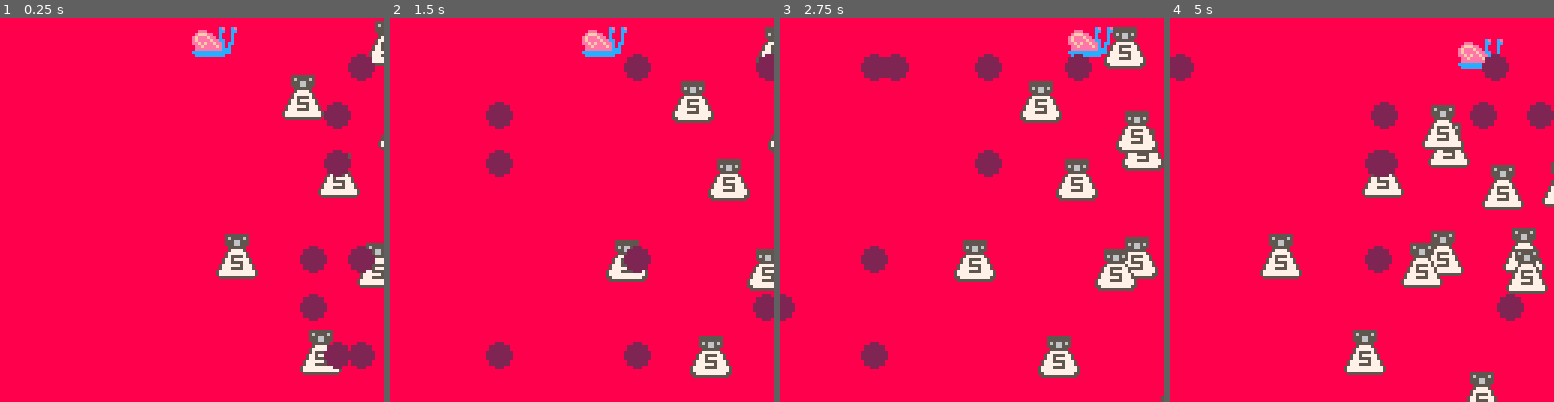
Above: before the commit, frames 1-4 (left to right).
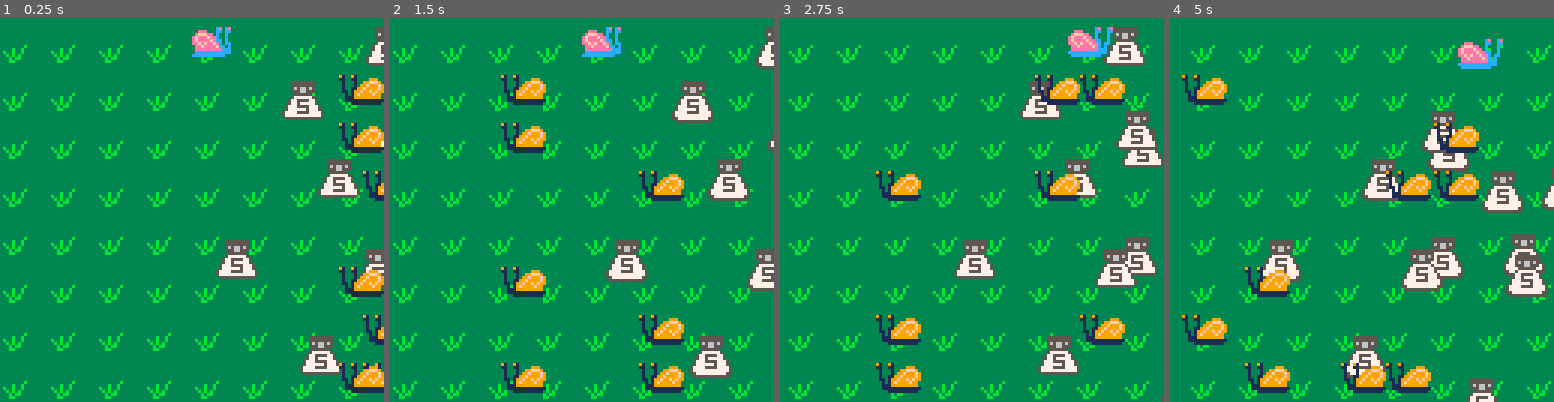
Above: after the commit, the same moments.

Repository: rweichler/gotta-go-fast
Game: PICO-8 cartridge snail.p8
The game is run twice, just before and just after one commit, with the same random seed, the same clock (stepped at 60 frames per second) and the same inputs.
Inputs:
- Up to frame 1 (0.25 s): no input
- Up to frame 2 (1.5 s): no input
- Up to frame 3 (2.75 s): hold Right 1.6-2.1 s; hold Up 2.15-2.42 s; hold Right from 2.47 s (still down)
- Up to frame 4 (5 s): release Right at 3.03 s; hold Left 3.08-3.58 s; hold Down 3.63-3.97 s; hold Right 4.02-4.68 s; hold Up from 4.73 s (still down)

The runs differ from the first frame. In frame 1, 97% of the frame differs, in the area x 0-100%, y 0-100%; in frame 2, 95%; in frame 3, 94%; in frame 4, 95%.

Commit message:
Animate gary and add npc snail sprite

Diff:
--- a/snail.p8
+++ b/snail.p8
@@ -104,7 +104,7 @@
   local ox, oy = cam.ox%16, cam.oy%16
   for y=-1,8-1 do
     for x=-1,8-1 do
-      spr(34,x*16+ox,y*16+oy,2,2)
+      spr(32,x*16+ox,y*16+oy,2,2)
     end
   end
 end
@@ -124,7 +124,7 @@
 
 function salt:update()
   self.ttl = self.ttl + 1
-  if self.ttl == 3 then
+  if self.ttl == 5 then
     self.sprite = self.sprite + 2
     if self.sprite > 14 then
       self.sprite = 10
@@ -142,6 +142,7 @@
 pl.sprite_size = 2
 pl.width = 16
 pl.height = 16
+pl.ttl = 0
 
 function pl:update()
   local dx,dy = 0,0
@@ -169,6 +170,15 @@
 
   self.y = min(self.y, 128 - 8)
   self.y = max(self.y, 0)
+
+  self.ttl = self.ttl + 1
+  if self.ttl == 8 then
+    self.sprite = self.sprite + 32
+    if self.sprite > 64 then
+      self.sprite = 7
+    end
+    self.ttl = 0
+  end
 end
 -->8
 -- snail
@@ -177,12 +187,11 @@
   local self = obj.new(self)
     self.x = cam.x + 64
     self.y = (flr(rnd(7))+1)*16
-    self.speed = flr(rnd(3))+1
+    self.speed = flr(rnd(2))+1
+    self.sprite = 36
+    self.sprite_size = 2
+    self.flipx = true
   return self
-end
-
-function snail:draw()
-  circfill(self.x+cam.ox,self.y+cam.oy,4,50)
 end
 
 function snail:update()
@@ -214,16 +223,16 @@
 33333333333333338888888888888888000000000000000000000000000000000000000000000000000000000000000000000000000000000000000000000000
 33333333333333338888888888888888000000000000000000000000000000000000000000000000000000000000000000000000000000000000000000000000
 33333333333333338888888888888888000000000000000000000000000000000000000000000000000000000000000000000000000000000000000000000000
-33333333333333338888888888888888000000000000000000000000000000000000000000000000000000000000000000000000000000000000000000000000
-33333333333333338888888888888888000000000000000000000000000000000000000000000000000000000000000000000000000000000000000000000000
-33333333333333338888888888888888000000000000000000000000000000000000000000000000000000000000000000000000000000000000000000000000
-33333333333333338888888888888888000000000000000000000000000000000000000000000000000000000000000000000000000000000000000000000000
-33333333333333338888888888888888000000000000000000000000000000000000000000000000000000000000000000000000000000000000000000000000
-33333333333333338888888888888888000000000000000000000000000000000000000000000000000000000000000000000000000000000000000000000000
-33333333b33333338888888888888888000000000000000000000000000000000000000000000000000000000000000000000000000000000000000000000000
-3333b33b333333338888888888888888000000000000000000000000000000000000000000000000000000000000000000000000000000000000000000000000
-3b33b33b333333338888888888888888000000000000000000000000000000000000000000000000000000000000000000000000000000000000000000000000
-33b3b3b3333333338888888888888888000000000000000000000000000000000000000000000000000000000000000000000000000000000000000000000000
+3333333333333333888888888888888800000000019001900000000000000000ce0ce00000000000000000000000000000000000000000000000000000000000
+3333333333333333888888888888888800999000011001100000000000eee000cc0cc00000000000000000000000000000000000000000000000000000000000
+3333333333333333888888888888888809fff99001000100000000000efffee0c00c000000000000000000000000000000000000000000000000000000000000
+333333333333333388888888888888889f999f990100010000000000efeeefeec00c000000000000000000000000000000000000000000000000000000000000
+333333333333333388888888888888889f9999f99110010000000000efeeeefecc0c000000000000000000000000000000000000000000000000000000000000
+3333333333333333888888888888888899f9f99f9910110000000000eefefeefec0cc00000000000000000000000000000000000000000000000000000000000
+33333333b33333338888888888888888099f9999f9101000000000000eefeeeefcc0c00000000000000000000000000000000000000000000000000000000000
+3333b33b3333333388888888888888880999999999111000000000000eeeeeeeeeccc00000000000000000000000000000000000000000000000000000000000
+3b33b33b3333333388888888888888881111111111111000000000000cccccccccccc00000000000000000000000000000000000000000000000000000000000
+33b3b3b3333333338888888888888888011111111110000000000000ccccccccccc0000000000000000000000000000000000000000000000000000000000000
 333b3bb3333333338888888888888888000000000000000000000000000000000000000000000000000000000000000000000000000000000000000000000000
 333bb333333333338888888888888888000000000000000000000000000000000000000000000000000000000000000000000000000000000000000000000000
 33333333333333338888888888888888000000000000000000000000000000000000000000000000000000000000000000000000000000000000000000000000
